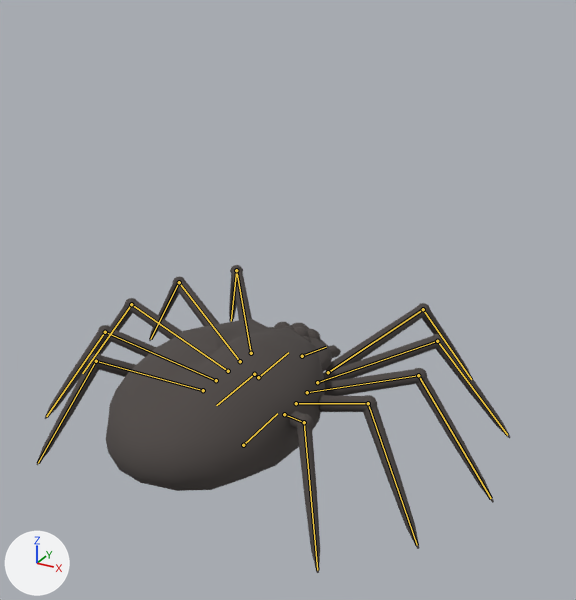
What one commit did to the glTF model content/art/models/follower.glb.
Rendered twice from a 50 mm camera at (0.234, -0.366, 0.292) aimed at (0.021, 0.021, 0.099). Arrows for +X, +Y and +Z are at lower left; the lights stay in place. The picture after the commit comes second. The bones that bend it are drawn over the model as lines.

The first picture shows 'body', 'front', 'legs'.
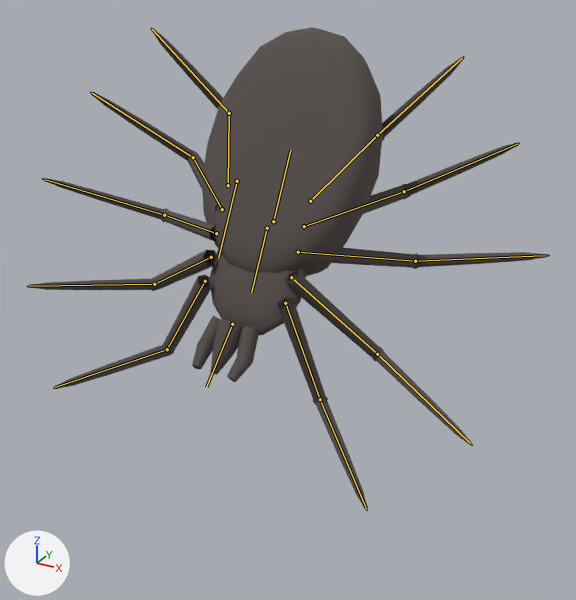
The newer file adds an action. The first version stands in its rest pose; the second is drawn at frame 7 of the action 'drop'.

Diff of the bpy script that builds the scene:
```diff
--- a/content/art/models/follower.glb.py
+++ b/content/art/models/follower.glb.py
@@ bone_root @@
 bone_root = bpy.data.objects['SK_Follower'].pose.bones['root']
-bone_root.location = (0.0, 0.0, 0.0)
-bone_root.rotation_quaternion = (1.0, 0.0, 0.0, 0.0)  # degrees (0, 0, 0)
+bone_root.location = (0.0, 0.0, 0.1742)
+bone_root.rotation_quaternion = (-0.534, 0.84, -0.041, 0.03)  # degrees (-115, 0, -6)
@@ bone_femur_1r @@
 bone_femur_1r = bpy.data.objects['SK_Follower'].pose.bones['femur_1r']  # child of 'shield'
-bone_femur_1r.rotation_quaternion = (1.0, 0.0, 0.0, 0.0)  # degrees (0, 0, 0)
+bone_femur_1r.rotation_quaternion = (0.953, 0.175, -0.148, 0.2)  # degrees (17, -21, 21)
@@ bone_tibia_1r @@
 bone_tibia_1r = bpy.data.objects['SK_Follower'].pose.bones['tibia_1r']  # child of 'femur_1r'
-bone_tibia_1r.rotation_quaternion = (1.0, 0.0, 0.0, 0.0)  # degrees (0, 0, 0)
+bone_tibia_1r.rotation_quaternion = (0.996, 0.033, -0.039, -0.071)  # degrees (4, -4, -8)
@@ bone_femur_2r @@
 bone_femur_2r = bpy.data.objects['SK_Follower'].pose.bones['femur_2r']  # child of 'shield'
-bone_femur_2r.rotation_quaternion = (1.0, 0.0, 0.0, 0.0)  # degrees (0, 0, 0)
+bone_femur_2r.rotation_quaternion = (0.953, 0.235, -0.042, 0.189)  # degrees (26, -10, 20)
@@ bone_tibia_2r @@
 bone_tibia_2r = bpy.data.objects['SK_Follower'].pose.bones['tibia_2r']  # child of 'femur_2r'
-bone_tibia_2r.rotation_quaternion = (1.0, 0.0, 0.0, 0.0)  # degrees (0, 0, 0)
+bone_tibia_2r.rotation_quaternion = (0.996, 0.049, -0.02, -0.069)  # degrees (6, -2, -8)
@@ bone_femur_3r @@
 bone_femur_3r = bpy.data.objects['SK_Follower'].pose.bones['femur_3r']  # child of 'root'
-bone_femur_3r.rotation_quaternion = (1.0, 0.0, 0.0, 0.0)  # degrees (0, 0, 0)
+bone_femur_3r.rotation_quaternion = (0.953, 0.294, -0.04, 0.066)  # degrees (34, -7, 6)
@@ bone_tibia_3r @@
 bone_tibia_3r = bpy.data.objects['SK_Follower'].pose.bones['tibia_3r']  # child of 'femur_3r'
-bone_tibia_3r.rotation_quaternion = (1.0, 0.0, 0.0, 0.0)  # degrees (0, 0, 0)
+bone_tibia_3r.rotation_quaternion = (0.996, 0.053, 0.004, -0.069)  # degrees (6, 1, -8)
@@ bone_femur_4r @@
 bone_femur_4r = bpy.data.objects['SK_Follower'].pose.bones['femur_4r']  # child of 'root'
-bone_femur_4r.rotation_quaternion = (1.0, 0.0, 0.0, 0.0)  # degrees (0, 0, 0)
+bone_femur_4r.rotation_quaternion = (0.953, 0.283, 0.065, 0.091)  # degrees (33, 4, 12)
@@ bone_tibia_4r @@
 bone_tibia_4r = bpy.data.objects['SK_Follower'].pose.bones['tibia_4r']  # child of 'femur_4r'
-bone_tibia_4r.rotation_quaternion = (1.0, 0.0, 0.0, 0.0)  # degrees (0, 0, 0)
+bone_tibia_4r.rotation_quaternion = (0.996, 0.045, 0.024, -0.071)  # degrees (5, 3, -8)
@@ bone_femur_5r @@
 bone_femur_5r = bpy.data.objects['SK_Follower'].pose.bones['femur_5r']  # child of 'root'
-bone_femur_5r.rotation_quaternion = (1.0, 0.0, 0.0, 0.0)  # degrees (0, 0, 0)
+bone_femur_5r.rotation_quaternion = (0.953, 0.227, 0.149, 0.137)  # degrees (29, 13, 20)
@@ bone_tibia_5r @@
 bone_tibia_5r = bpy.data.objects['SK_Follower'].pose.bones['tibia_5r']  # child of 'femur_5r'
-bone_tibia_5r.rotation_quaternion = (1.0, 0.0, 0.0, 0.0)  # degrees (0, 0, 0)
+bone_tibia_5r.rotation_quaternion = (-0.996, -0.03, -0.038, 0.072)  # degrees (3, 5, -8)
```

Boxes (x1, y1, x2, y2) around the edits, measured in the pictures (576 x 600 px):
'body', posed (17% narrower, 44% taller): before (106, 318, 325, 491); after (202, 27, 383, 276)
'legs', posed (11% wider, 57% taller): before (36, 265, 510, 573); after (26, 27, 550, 511)
'front', posed: before (268, 322, 341, 372); after (192, 250, 306, 382)
bone 'root', root to tip: before (243, 445) to (277, 413); after (237, 181) to (218, 258)
bone 'femur_1r', root to tip: before (328, 372) to (423, 309); after (285, 303) to (320, 399)
bone 'tibia_1r', root to tip: before (423, 309) to (471, 379); after (320, 399) to (366, 508)
bone 'femur_2r', root to tip: before (317, 382) to (437, 341); after (291, 277) to (377, 354)
bone 'tibia_2r', root to tip: before (437, 341) to (507, 435); after (377, 354) to (470, 443)
bone 'femur_3r', root to tip: before (307, 392) to (418, 375); after (298, 252) to (415, 261)
bone 'tibia_3r', root to tip: before (418, 375) to (491, 498); after (415, 261) to (545, 255)
bone 'femur_4r', root to tip: before (296, 403) to (368, 403); after (304, 226) to (404, 191)
bone 'tibia_4r', root to tip: before (368, 403) to (417, 545); after (404, 191) to (517, 144)
bone 'femur_5r', root to tip: before (284, 414) to (304, 422); after (310, 201) to (377, 135)
bone 'tibia_5r', root to tip: before (304, 422) to (317, 570); after (377, 135) to (462, 58)
